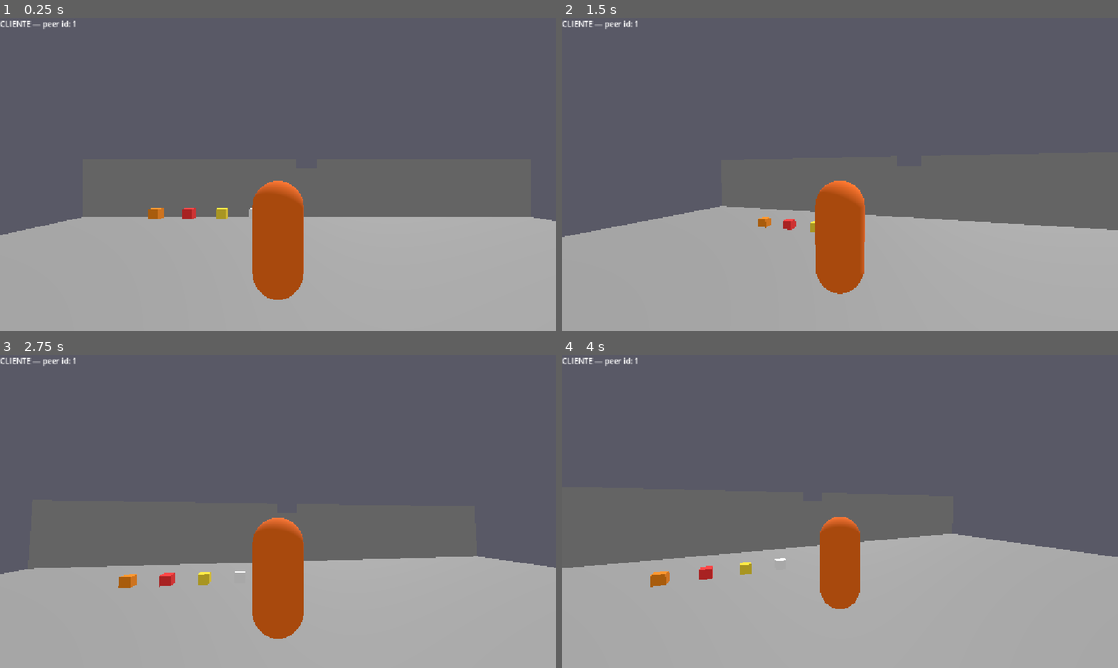
Above: before the commit, frames 1-4 (two rows, left to right).
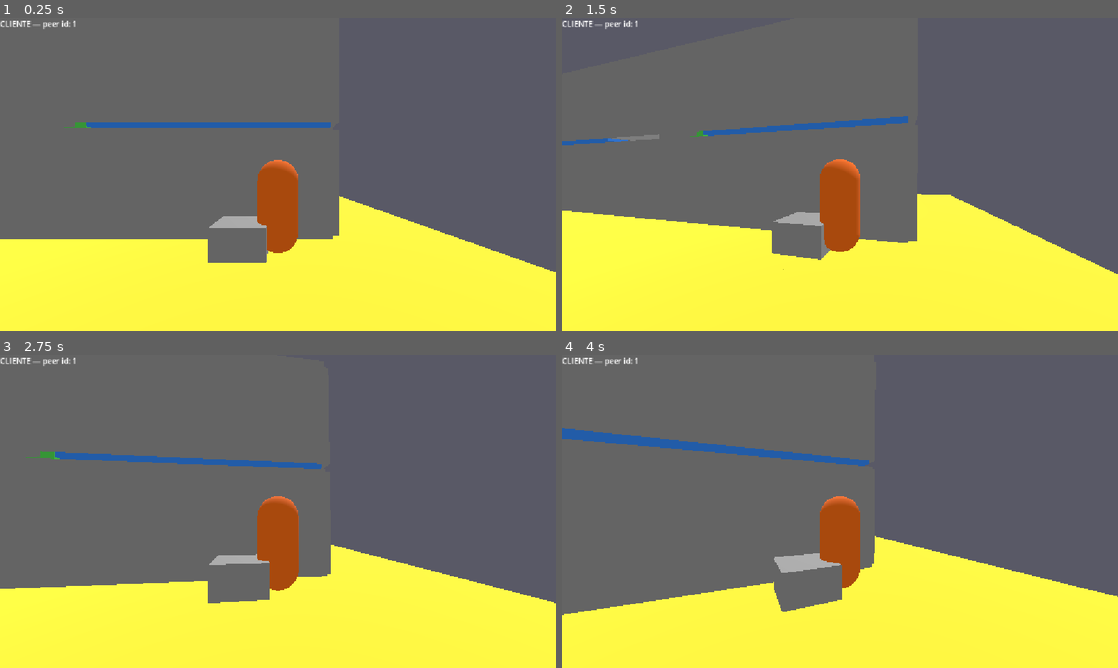
Above: after the commit, the same moments.

Repository: const-ntino/patas-no-crime
Game: Godot game, scene res://scenes/greybox/casa_rua_7.tscn
The game is run twice, just before and just after one commit, with the same random seed, the same clock (stepped at 60 frames per second) and the same inputs. Before the commit the project starts from res://scenes/greybox/teste_verbos.tscn.
Inputs (mouse positions are in pixels of both pictures, inside the frame that each line leads up to):
- Up to frame 1 (0.25 s): no input
- Up to frame 2 (1.5 s): tap Enter at 0.5 s; move the mouse to (867, 174) at 0.52 s; hold Q (verb) 0.53-1.28 s; hold Space (fly_up) from 0.53 s (still down); move the mouse to (812, 174) at 1.27 s; tap E (interact) at 1.35 s
- Up to frame 3 (2.75 s): keep holding Space (fly_up); tap Q (verb) at 1.55, 2.3 s; tap Enter at 2 s; move the mouse to (289, 505) at 2.02 s; hold Shift (sneak) from 2.03 s (still down)
- Up to frame 4 (4 s): keep holding Space (fly_up); move the mouse to (834, 517) at 2.77 s; release Shift (sneak) at 2.78 s; tap Q (verb) at 2.85 s; tap Enter at 3.5 s; move the mouse to (878, 514) at 3.52 s; hold Q (verb) from 3.53 s (still down)

The runs differ from the first frame. In frame 1, 37% of the frame differs, in the area x 0-100%, y 33-100%; in frame 2, 38%; in frame 3, 35%; in frame 4, 39%, in the area x 0-100%, y 23-100%.
Error after the commit: Cannot call method 'add_child' on a null value. (res://scripts/networking/game_manager.gd:124)

Commit message:
M1: câmera desacoplada da interpolação de rede (top_level + amortecimento exponencial)

Diff:
--- a/project.godot
+++ b/project.godot
@@ -11,7 +11,7 @@
 [application]
 
 config/name="patas no crime"
-run/main_scene="res://scenes/greybox/teste_verbos.tscn"
+run/main_scene="uid://yjt4t7v2s4cc"
 config/features=PackedStringArray("4.7", "Forward Plus")
 config/icon="res://icon.svg"
 
--- a/scripts/characters/camera_rig.gd
+++ b/scripts/characters/camera_rig.gd
@@ -1,26 +1,60 @@
 extends Node3D
 class_name CameraRig
 
-## Rig de câmera em terceira pessoa. Junto com PlayerInput, é o único
-## lugar do projeto autorizado a ler Input.* (CLAUDE.md). 100% local:
-## nunca replicado em efeito, nunca participa da simulação — só decide
-## PRA ONDE este jogador está olhando. PlayerInput usa a orientação
-## deste nó (só o yaw, não o pitch) pra compor a intenção de movimento
-## já em espaço de mundo antes de subir pro host.
+## Rig de câmera em terceira pessoa, DESACOPLADO da hierarquia visual.
+##
+## top_level = true faz este nó ignorar o transform dos pais: ele não
+## herda mais o chase-lerp do VisualRoot (que se move em pulsos ao
+## perseguir a posição de rede em degraus de ~66 ms). Em vez disso, o
+## rig segue o corpo lógico por conta própria, com amortecimento
+## exponencial contínuo — a câmera se move suave mesmo que o alvo se
+## mova em degraus. Resultado: o mundo para de pulsar na tela; sobra
+## só o micro-passo da cápsula, muito menos perceptível (a eliminação
+## total disso é predição/buffer, escopo de M2 — ver docs/backlog.md).
+##
+## Junto com PlayerInput, é o único lugar do projeto autorizado a ler
+## Input.*. 100% local: nunca replicado em efeito, nunca participa da
+## simulação. Os sinais de rotação do mouse foram calibrados
+## empiricamente na sessão 3 do M0 — não alterar sem retestar os dois
+## eixos e o WASD relativo à câmera.
 
 @export var mouse_sensitivity: float = 0.005
 @export var invert_y: bool = false
 @export var pitch_min_deg: float = -60.0
 @export var pitch_max_deg: float = 10.0
 
+## Altura do pivô da câmera acima da origem do personagem (substitui a
+## antiga posição local Y do rig, que top_level torna irrelevante).
+@export var follow_height: float = 0.6
+
+## Rigidez do seguimento. Maior = mais colada (menos lag, esconde menos
+## o degrau da rede); menor = mais suave (mais lag). A constante de
+## tempo é ~1/valor: 12 => ~83 ms de suavidade, na escala certa pra
+## diluir o tick de rede de ~66 ms. Faixa útil pra testar: 8 a 18.
+@export var follow_smoothing: float = 12.0
+
 @onready var pitch_pivot: Node3D = $CameraPitch
+@onready var character: Node3D = owner
 
 
 func _ready() -> void:
+	top_level = true
+	global_position = character.global_position + Vector3(0, follow_height, 0)
+
 	if not is_multiplayer_authority():
+		set_process(false)
 		set_process_unhandled_input(false)
 		return
+
 	Input.mouse_mode = Input.MOUSE_MODE_CAPTURED
+
+
+func _process(delta: float) -> void:
+	var target: Vector3 = character.global_position + Vector3(0, follow_height, 0)
+	# Suavização exponencial independente de framerate: mesmo resultado
+	# a 60 ou 120 fps (lerp com peso fixo*delta NÃO tem essa garantia).
+	var weight: float = 1.0 - exp(-follow_smoothing * delta)
+	global_position = global_position.lerp(target, weight)
 
 
 func _unhandled_input(event: InputEvent) -> void:
